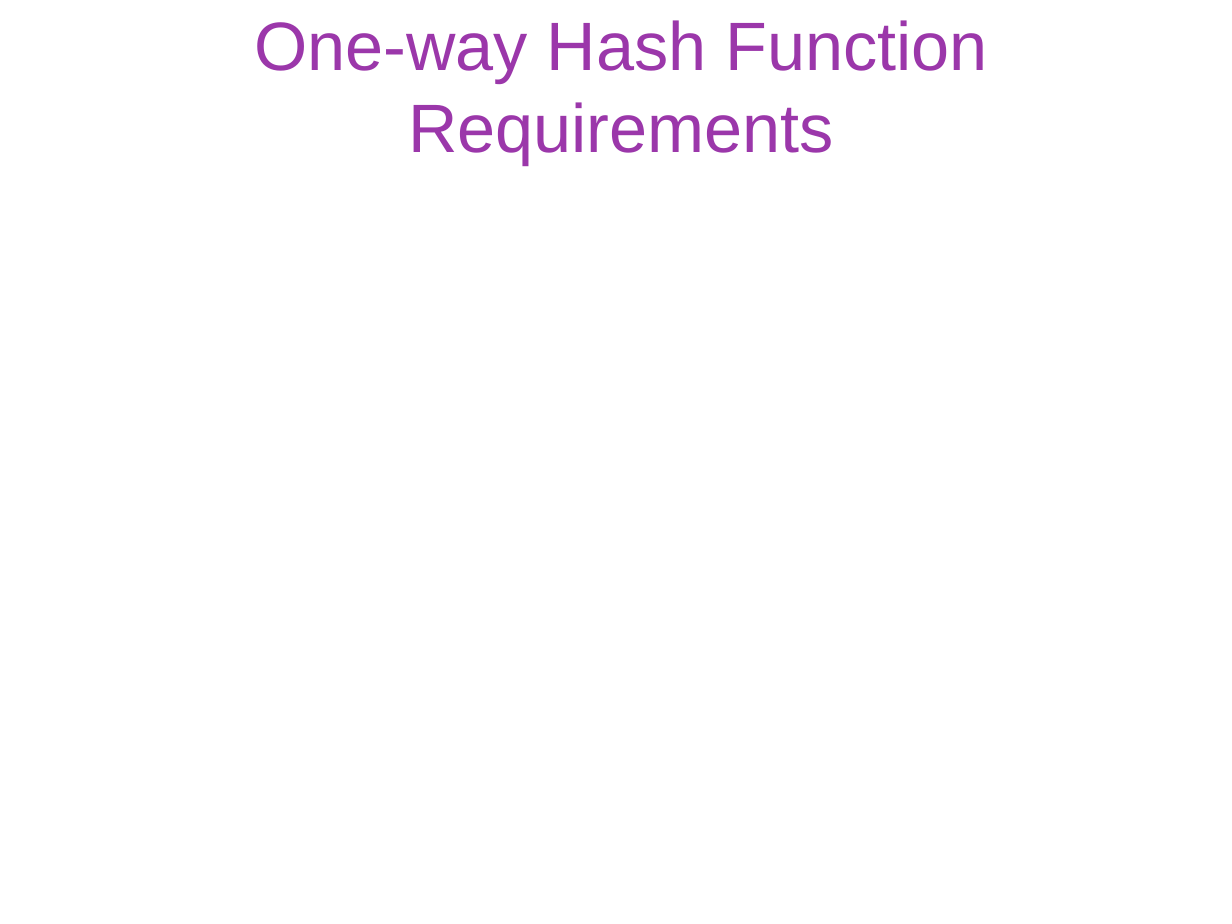
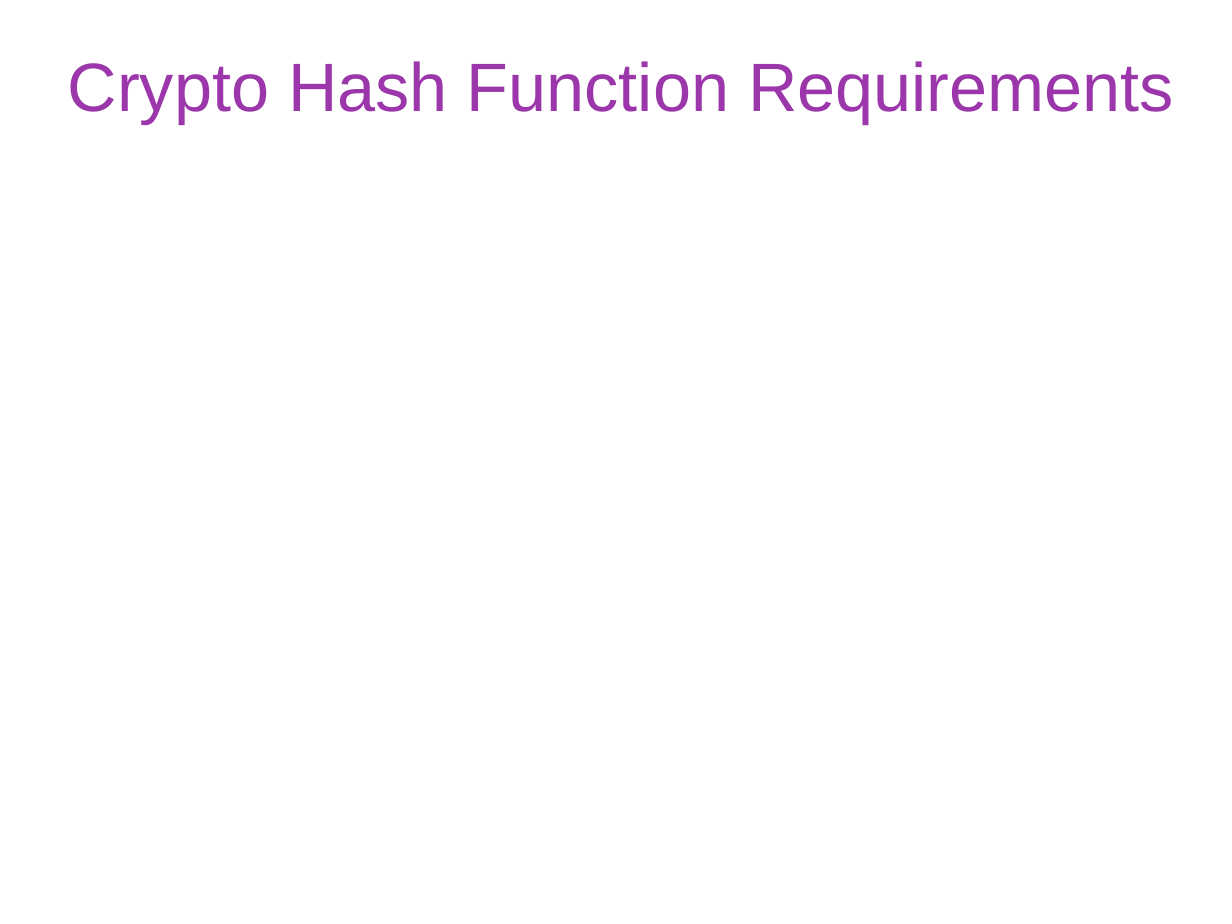
Before and after one commit to gulaoshi/gu.github.io, a slide deck: slide 26 of InfoSec/PPTs/L2-CH02-Cryptograpic Tools.pptx (slide 24 before the commit). Drawn at 1232x924 pixels with LibreOffice and Linux fonts; fonts in the diff are those of the drawing; grey boxes stand for pictures. Boxes give left, top, right and bottom in pixels: in the first picture for what was removed or moved away, otherwise in the second. Text is boxed around its words. In the diff, an @@ line names an element or a change of style, - is before the commit and + after.

```diff
--- a/InfoSec/PPTs/L2-CH02-Cryptograpic Tools.pptx
+++ b/InfoSec/PPTs/L2-CH02-Cryptograpic Tools.pptx
@@ title at bbox=[68, 61, 1174, 123]: text changed @@
-One-way Hash Function Requirements
+Crypto Hash Function Requirements
```
Also in this commit, not shown: 1 other slide changed, 3 slides added, 1 slide removed, 2 other files.
